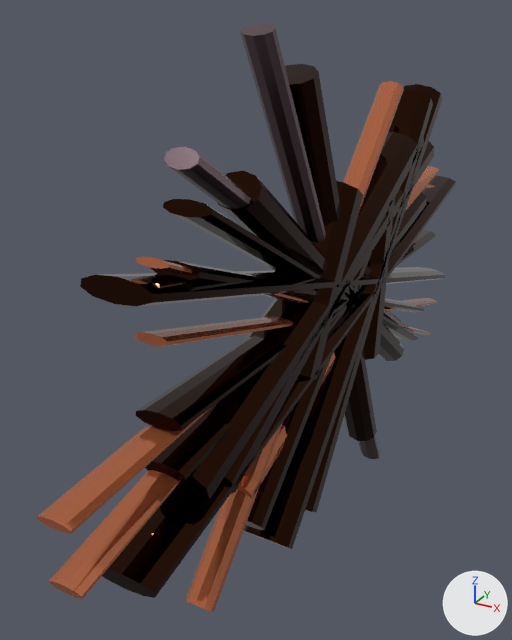
Two versions of the Blender file Procedural Backrooms Game/Assets/Model/PipeWall.blend, one commit apart.
Rendered twice from a 50 mm lens placed at (4.59, -11.41, 6.2), pointed at (-1.18, -0.93, 0.96). The axes (+X, +Y, +Z) are drawn at lower right. The lights are the same throughout.
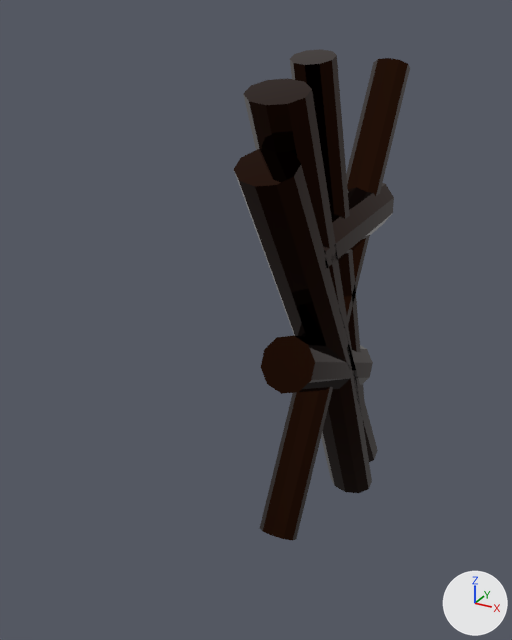
Pixel boxes [x1, y1, x2, y2] of what changed, in the pictures (512 x 640 px):
'Cylinder.018', moved, turned
    before: [171, 141, 434, 504]
    after: [243, 78, 372, 493]
'Cylinder.015', moved, turned
    before: [223, 132, 424, 494]
    after: [234, 149, 378, 462]
'Cylinder.002', moved, turned
    before: [218, 171, 404, 361]
    after: [260, 58, 410, 540]
'Cylinder', deleted
    before: [102, 176, 456, 598]
'Cylinder.006', deleted
    before: [244, 84, 442, 549]
'Cylinder.021', moved, turned
    before: [297, 181, 363, 379]
    after: [261, 335, 373, 394]
'Cylinder.013', deleted
    before: [240, 23, 380, 459]
'Cylinder.010', deleted
    before: [185, 81, 404, 612]
'Cylinder.012', deleted
    before: [80, 267, 445, 306]
'Cylinder.023', moved, turned
    before: [293, 192, 426, 386]
    after: [290, 49, 364, 397]
'Cylinder.014', deleted
    before: [285, 64, 377, 441]
'Cylinder.008', deleted
    before: [136, 230, 435, 431]
'Cylinder.004', deleted
    before: [49, 166, 439, 599]
'Cylinder.007', deleted
    before: [37, 410, 208, 534]
'Cylinder.009', moved, turned
    before: [363, 199, 395, 360]
    after: [323, 183, 394, 270]
'Cylinder.020', deleted
    before: [163, 199, 418, 341]
'Cylinder.003', deleted
    before: [305, 89, 433, 512]
'Cylinder.011', deleted
    before: [246, 250, 373, 530]
'Cylinder.005', deleted
    before: [145, 241, 401, 481]
'Cylinder.001', deleted
    before: [164, 147, 414, 334]
'Cylinder.016', deleted
    before: [134, 298, 438, 347]
'Cylinder.017', deleted
    before: [151, 260, 424, 312]
'Cylinder.019', deleted
    before: [135, 257, 431, 335]
'Cylinder.022', deleted
    before: [238, 184, 435, 499]

The change, as a diff of the scene's bpy script:
```diff
--- a/Procedural Backrooms Game/Assets/Model/PipeWall.blend.py
+++ b/Procedural Backrooms Game/Assets/Model/PipeWall.blend.py
@@ ob_cylinder @@
-ob_cylinder = bpy.data.objects.new('Cylinder', me_cylinder)
@@ ob_cylinder_001 @@
-ob_cylinder_001 = bpy.data.objects.new('Cylinder.001', me_cylinder_001)
@@ ob_cylinder_002 @@
 ob_cylinder_002 = bpy.data.objects.new('Cylinder.002', me_cylinder_002)
-ob_cylinder_002.location = (0.0, 0.0, 1.38)
-ob_cylinder_002.rotation_euler = (-2.213, 0.0, 0.0)  # degrees (-127, 0, 0)
+ob_cylinder_002.location = (0.0, -0.02, 1.36)
+ob_cylinder_002.rotation_euler = (-0.524, 0.0, 0.0)  # degrees (-30, 0, 0)
 ob_cylinder_002.scale = (0.354, 0.281, 4.46)
@@ ob_cylinder_003 @@
-ob_cylinder_003 = bpy.data.objects.new('Cylinder.003', me_cylinder_003)
@@ ob_cylinder_004 @@
-ob_cylinder_004 = bpy.data.objects.new('Cylinder.004', me_cylinder_004)
@@ ob_cylinder_005 @@
-ob_cylinder_005 = bpy.data.objects.new('Cylinder.005', me_cylinder_005)
@@ ob_cylinder_006 @@
-ob_cylinder_006 = bpy.data.objects.new('Cylinder.006', me_cylinder_006)
@@ ob_cylinder_007 @@
-ob_cylinder_007 = bpy.data.objects.new('Cylinder.007', me_cylinder_007)
@@ ob_cylinder_008 @@
-ob_cylinder_008 = bpy.data.objects.new('Cylinder.008', me_cylinder_008)
@@ ob_cylinder_009 @@
 ob_cylinder_009 = bpy.data.objects.new('Cylinder.009', me_cylinder_009)
-ob_cylinder_009.location = (0.0, 1.32, 1.28)
-ob_cylinder_009.rotation_euler = (-0.0701, 0.0, 0.0)  # degrees (-4, 0, 0)
+ob_cylinder_009.location = (0.0, -0.08, 2.68)
+ob_cylinder_009.rotation_euler = (1.619, 0.0, 0.0)  # degrees (93, 0, 0)
 ob_cylinder_009.scale = (0.493, 0.492, 1.6)
@@ ob_cylinder_010 @@
-ob_cylinder_010 = bpy.data.objects.new('Cylinder.010', me_cylinder_010)
@@ ob_cylinder_011 @@
-ob_cylinder_011 = bpy.data.objects.new('Cylinder.011', me_cylinder_011)
@@ ob_cylinder_012 @@
-ob_cylinder_012 = bpy.data.objects.new('Cylinder.012', me_cylinder_012)
@@ ob_cylinder_013 @@
-ob_cylinder_013 = bpy.data.objects.new('Cylinder.013', me_cylinder_013)
@@ ob_cylinder_014 @@
-ob_cylinder_014 = bpy.data.objects.new('Cylinder.014', me_cylinder_014)
@@ ob_cylinder_015 @@
 ob_cylinder_015 = bpy.data.objects.new('Cylinder.015', me_cylinder_015)
-ob_cylinder_015.location = (0.0, -0.7, 1.99)
-ob_cylinder_015.rotation_euler = (2.004, 0.0, 0.0)  # degrees (115, 0, 0)
+ob_cylinder_015.location = (0.0, -0.54, 0.6)
+ob_cylinder_015.rotation_euler = (3.693, 0.0, 0.0)  # degrees (212, 0, 0)
 ob_cylinder_015.scale = (0.493, 0.395, 4.25)
@@ ob_cylinder_016 @@
-ob_cylinder_016 = bpy.data.objects.new('Cylinder.016', me_cylinder_016)
@@ ob_cylinder_017 @@
-ob_cylinder_017 = bpy.data.objects.new('Cylinder.017', me_cylinder_017)
@@ ob_cylinder_018 @@
 ob_cylinder_018 = bpy.data.objects.new('Cylinder.018', me_cylinder_018)
-ob_cylinder_018.location = (0.0, -0.56, 1.94)
-ob_cylinder_018.rotation_euler = (1.87, 0.0, 0.0)  # degrees (107, 0, 0)
+ob_cylinder_018.location = (0.0, -0.51, 0.74)
+ob_cylinder_018.rotation_euler = (3.559, 0.0, 0.0)  # degrees (204, 0, 0)
 ob_cylinder_018.scale = (0.493, 0.354, 4.85)
@@ ob_cylinder_019 @@
-ob_cylinder_019 = bpy.data.objects.new('Cylinder.019', me_cylinder_019)
@@ ob_cylinder_020 @@
-ob_cylinder_020 = bpy.data.objects.new('Cylinder.020', me_cylinder_020)
@@ ob_cylinder_021 @@
 ob_cylinder_021 = bpy.data.objects.new('Cylinder.021', me_cylinder_021)
-ob_cylinder_021.location = (0.0, -1.14, 2.04)
-ob_cylinder_021.rotation_euler = (2.597, 0.0, 0.0)  # degrees (149, 0, 0)
+ob_cylinder_021.location = (0.0, -0.53, 0.15)
+ob_cylinder_021.rotation_euler = (4.286, 0.0, 0.0)  # degrees (246, 0, 0)
 ob_cylinder_021.scale = (0.493, 0.492, 1.6)
@@ ob_cylinder_022 @@
-ob_cylinder_022 = bpy.data.objects.new('Cylinder.022', me_cylinder_022)
@@ ob_cylinder_023 @@
 ob_cylinder_023 = bpy.data.objects.new('Cylinder.023', me_cylinder_023)
-ob_cylinder_023.location = (0.0, 0.06, 1.33)
-ob_cylinder_023.rotation_euler = (1.773, 0.0, 0.0)  # degrees (102, 0, 0)
+ob_cylinder_023.location = (0.0, 0.03, 1.42)
+ob_cylinder_023.rotation_euler = (3.462, 0.0, 0.0)  # degrees (198, 0, 0)
 ob_cylinder_023.scale = (0.354, 0.292, 4.36)
```
